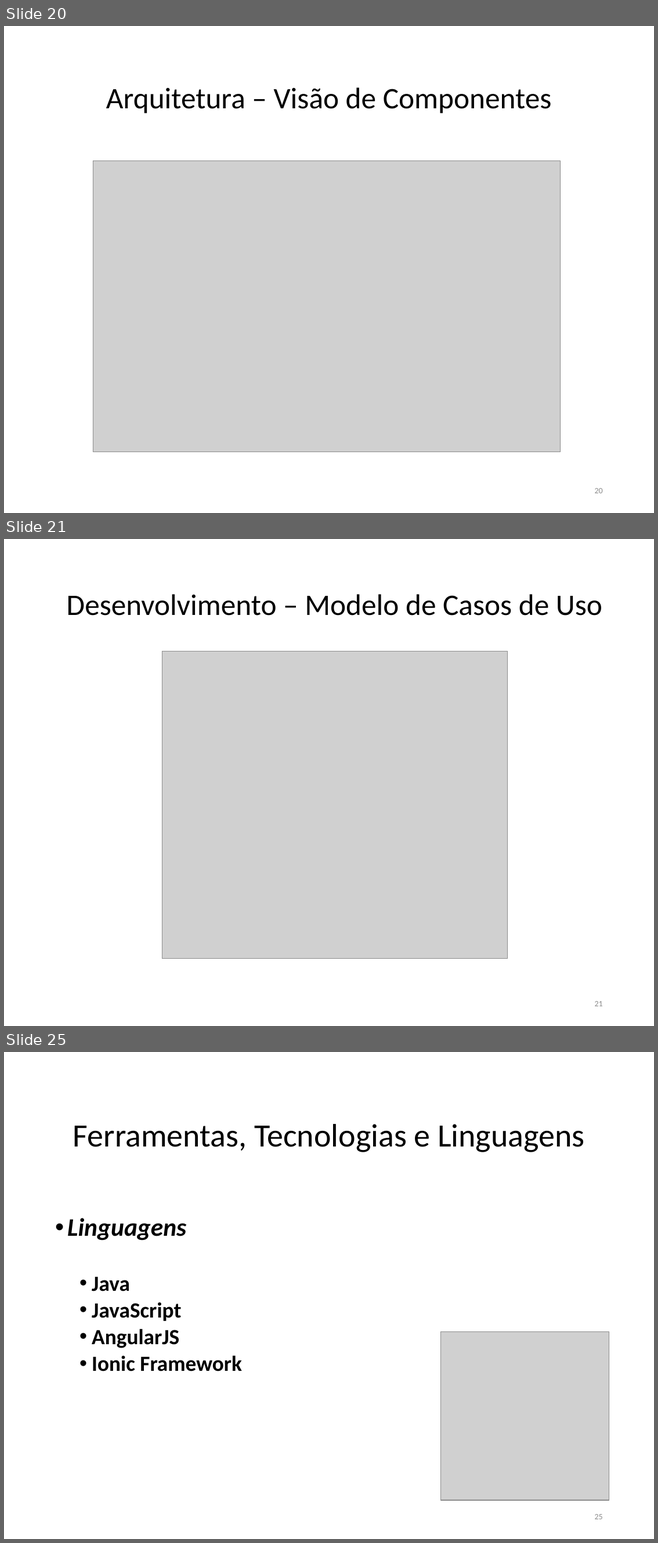
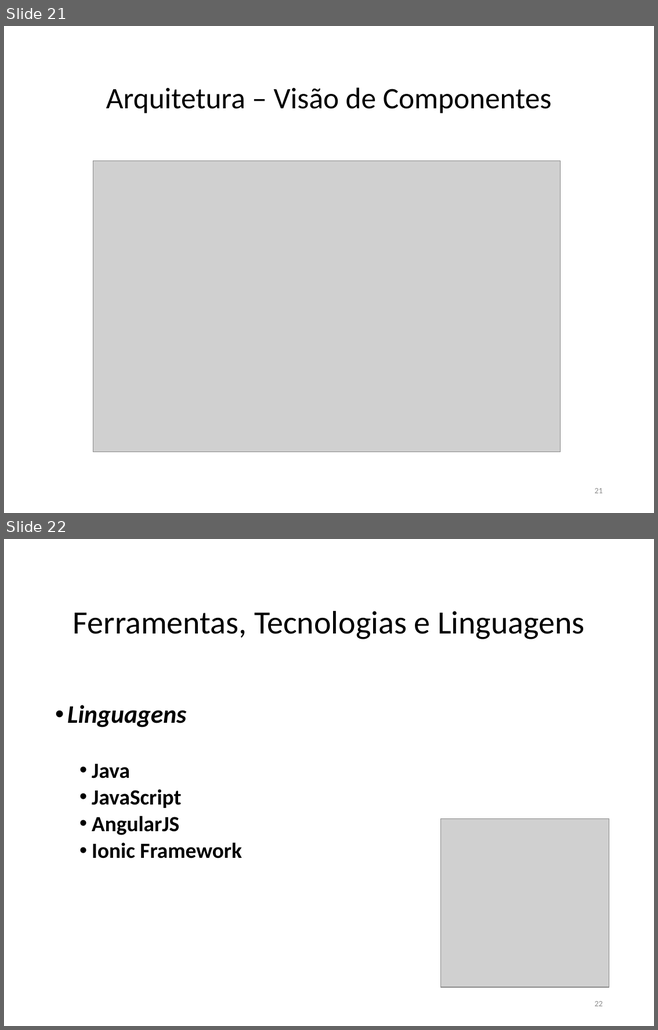
Before and after one commit to FatimaFerreiradeSousa/TCC-Mobile-Leaning, a slide deck: TCC - Documento/TCC II.pptx. Shown one above the other, each under a label of ours: slides 20, 21 and 25 before the commit, slides 21 and 22 after it; the slides between them are not shown. The pictures are 658x1543 and 658x1030 pixels, drawn with LibreOffice and Linux fonts; fonts in the diff are those of the drawing; grey boxes stand for pictures. Boxes give left, top, right and bottom in pixels: in the first picture for what was removed or moved away, otherwise in the second. Text is boxed around its words. In the diff, an @@ line names an element or a change of style, - is before the commit and + after.

```diff
--- a/TCC - Documento/TCC II.pptx
+++ b/TCC - Documento/TCC II.pptx
@@ slide 21 removed at (x1=4, y1=539, x2=654, y2=1026), background #FFFFFF @@
@@ title removed at (x1=67, y1=594, x2=602, y2=616) @@
-Desenvolvimento – Modelo de Casos de Uso
@@ picture removed at (x1=162, y1=651, x2=507, y2=958) @@
@@ page number removed at (x1=594, y1=1001, x2=603, y2=1006) @@
-21
@@ what was slide 20 is now slide 21 @@
@@ page number at (x1=594, y1=488, x2=603, y2=493): text changed @@
-20
+21
@@ what was slide 25 is now slide 22 @@
@@ page number at (x1=594, y1=1001, x2=603, y2=1006): text changed @@
-25
+22
```
Also in this commit, not shown: 5 slides changed, 2 slides added, 4 other slides removed, 4 other files.
